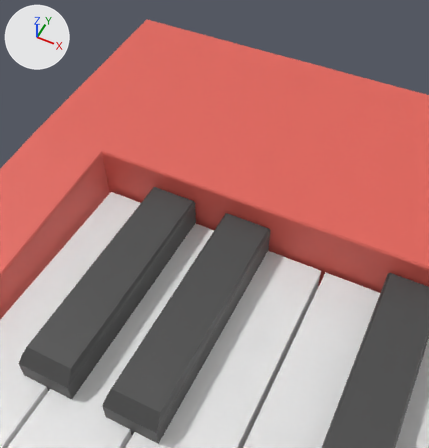
What one commit did to the glTF model public/keyboard.glb.
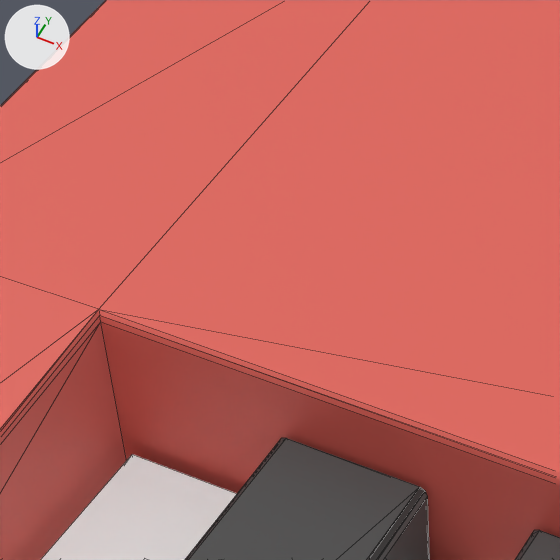
Each version appears first from a camera (50 mm lens) standing at (-0.146, -0.1281, 0.25) and looking at (-0.2306, 0.041, 0.0386), and next in a close-up on the part from 17% to 54% of the width and 14% to 50% of the height. The axes (+X, +Y, +Z) are drawn at upper left. The lights are the same throughout. The close-ups show mesh edges as thin lines. Where no turn or scale is listed for an object, it has been applied to the vertices.

Before the edit, the objects in view are built like this:
```python
me_cube_001 = bpy.data.meshes.new('Cube.001')
me_cube_001.from_pydata(...)  # a box spanning x -1.0..1.0, y -0.9..1.0, z -1.0..1.0
me_cube_001.materials.append(mat_white)  # white #e7e7e7
me_cube_003 = bpy.data.meshes.new('Cube.003')
me_cube_003.from_pydata(...)  # 16 vertices, 28 faces; spans x -1.0..1.0, y -0.9..1.0, z -1.0..1.0
me_cube_003.materials.append(mat_black)  # dark grey #484848
me_plane_002 = bpy.data.meshes.new('Plane.002')
me_plane_002.from_pydata(...)  # 50 vertices, 96 faces; spans x -0.32..0.297, y -0.098..0.134, z 0.0..0.076
me_plane_002.materials.append(mat_red)  # red #e16358
ob_body = bpy.data.objects.new('Body', me_plane_002)
ob_body.location = (0.0, 0.0, 0.0)
ob_key_c3 = bpy.data.objects.new('Key_C3', me_cube_001)
ob_key_c3.location = (-0.2634, -0.0354, 0.0356)
ob_key_c3.scale = (0.0171, 0.0657, 0.012)
ob_key_c_3 = bpy.data.objects.new('Key_C#3', me_cube_003)
ob_key_c_3.location = (-0.2457, -0.0197, 0.0493)
ob_key_c_3.scale = (0.0107, 0.0505, 0.012)
# also in view: 'Key_D#3' at (-0.2097, -0.0172, 0.0493)
```
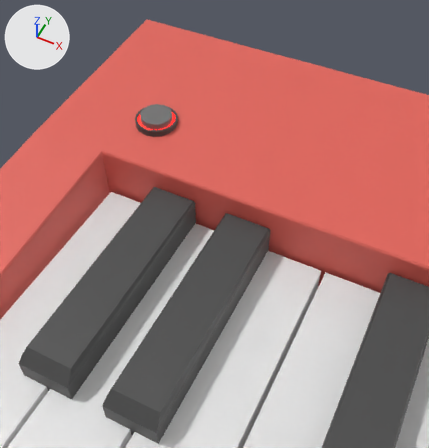
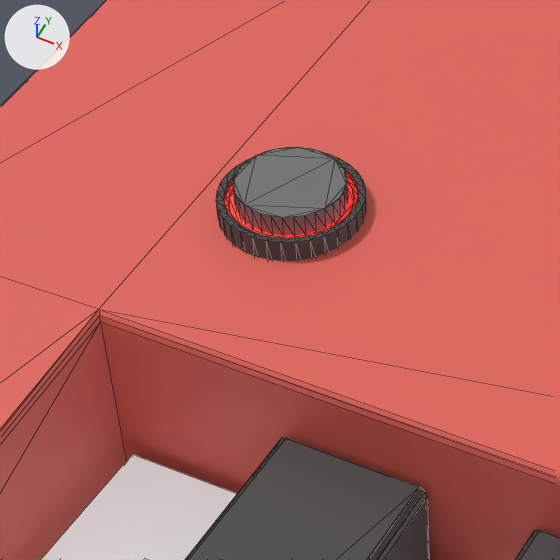
Commit message: power button

Pixel boxes (x1, y1, x2, y2) of what changed, in the close-ups (560 x 560 px):
```json
{"object": "powerButton", "change": "added", "after": [233, 147, 348, 236]}
{"object": "powerButtonHousing", "change": "added", "after": [216, 153, 366, 261], "faces in mat_black (dark grey #484848)": [216, 153, 366, 261], "faces in mat_red_led (red #e74f3f)": [225, 175, 358, 238]}
```

Scene script edits in JSON lines:
```json
{"op": "add", "block": "mat_grey", "code": ["mat_grey = principled_material('grey')", "mat_grey.base_color = (0.168, 0.168, 0.168)  # grey #727272"]}
{"op": "add", "block": "mat_red_led", "code": ["mat_red_led = principled_material('red led')", "mat_red_led.base_color = (0.8, 0.0781, 0.049)  # red #e74f3f", "mat_red_led.emission_color = (1.0, 0.00524, 0.00468)  # red #ff100f", "mat_red_led.emission_strength = 3.002"]}
{"op": "add", "block": "me_cylinder_002", "code": ["me_cylinder_002 = bpy.data.meshes.new('Cylinder.002')", "me_cylinder_002.from_pydata(...)  # a 32-sided cylinder along z spanning x -0.0075..0.0075, y -0.0075..0.0075, z -0.0016..0.0016", "me_cylinder_002.materials.append(mat_grey)  # grey #727272"]}
{"op": "add", "block": "me_cylinder", "code": ["me_cylinder = bpy.data.meshes.new('Cylinder')", "me_cylinder.from_pydata(...)  # 160 vertices, 316 faces; spans x -0.01..0.01, y -0.01..0.01, z -0.0013..0.01", "# faces by material slot: [222, 94]", "me_cylinder.materials.append(mat_black)  # dark grey #484848", "me_cylinder.materials.append(mat_red_led)  # red #e74f3f"]}
{"op": "add", "block": "ob_powerbutton", "code": ["ob_powerbutton = bpy.data.objects.new('powerButton', me_cylinder_002)", "ob_powerbutton.location = (-0.2706, 0.06, 0.0749)"]}
{"op": "add", "block": "ob_powerbuttonhousing", "code": ["ob_powerbuttonhousing = bpy.data.objects.new('powerButtonHousing', me_cylinder)", "ob_powerbuttonhousing.location = (-0.2706, 0.06, 0.0644)"]}
```
